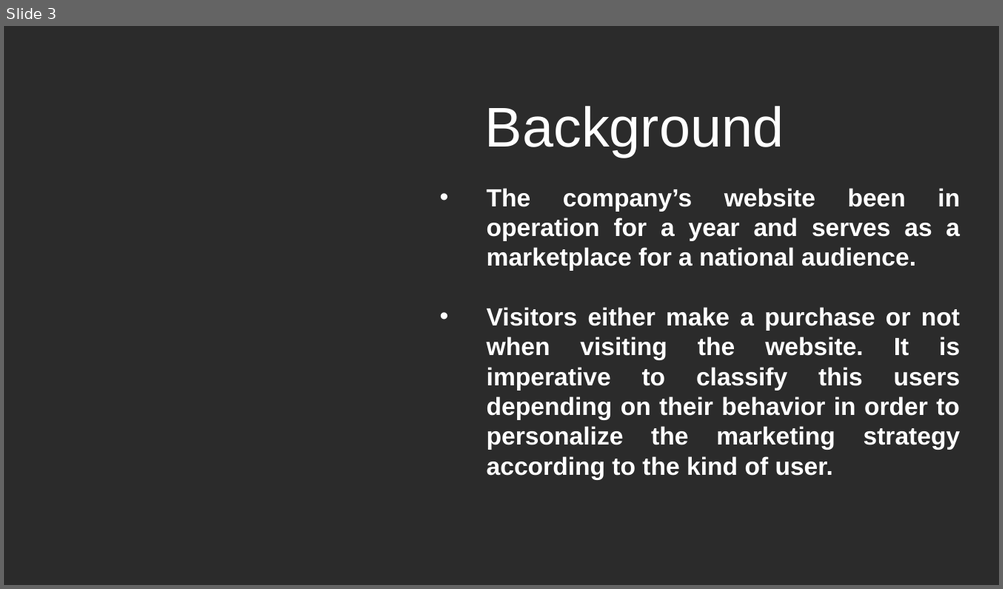
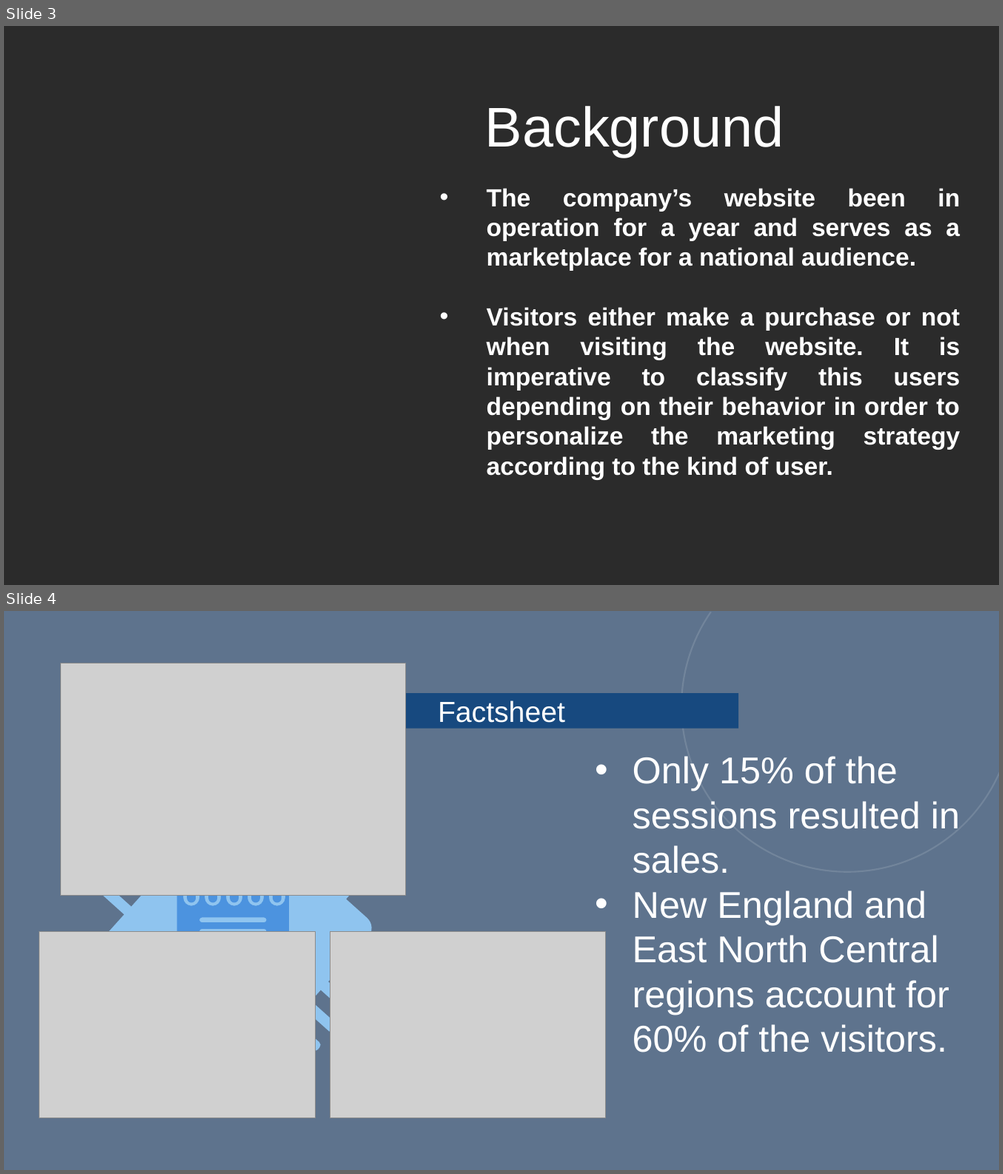
Before and after one commit to a123priya/dsc-mod-5-project-online-ds-pt-021119, a slide deck: presentation.pptx. Shown one above the other, each under a label of ours: slide 3 before the commit, slides 3 and 4 after it. The pictures are 1003x589 and 1003x1174 pixels, drawn with LibreOffice and Linux fonts; fonts in the diff are those of the drawing; grey boxes stand for pictures; background and template pictures are left out; a plain dark background stands for a picture behind light text. Boxes give left, top, right and bottom in pixels: in the first picture for what was removed or moved away, otherwise in the second. Text is boxed around its words. In the diff, an @@ line names an element or a change of style, - is before the commit and + after.

```diff
--- a/presentation.pptx
+++ b/presentation.pptx
@@ slide 4 added at (4, 611, 999, 1170), background picture (left out) @@
@@ rectangle added at (4, 611, 999, 1170), fill #87ADDB at 56% opacity @@
@@ arc (boxed as its full ellipse) added at (681, 611, 999, 872), outline #FFFFFF 1.5 pt @@
@@ picture added at (61, 664, 406, 896) @@
@@ rectangle added at (264, 693, 738, 728), fill #17497F, 28 pt, text #FFFFFF @@
+Factsheet
@@ freeform shape added at (37, 742, 429, 1134), fill #8FC4EF @@
@@ text added at (632, 756, 959, 1053), 36 pt, text #FFFFFF @@
+• Only 15% of the sessions resulted in sales.
+• New England and East North Central regions account for 60% of the visitors.
@@ freeform shape added at (177, 882, 289, 993), fill #4C93DF @@
@@ picture added at (39, 932, 315, 1119) @@
@@ picture added at (330, 932, 606, 1119) @@
```
Also in this commit, not shown: 4 slides changed, 5 other slides added, 5 slides removed, 4 other files.
